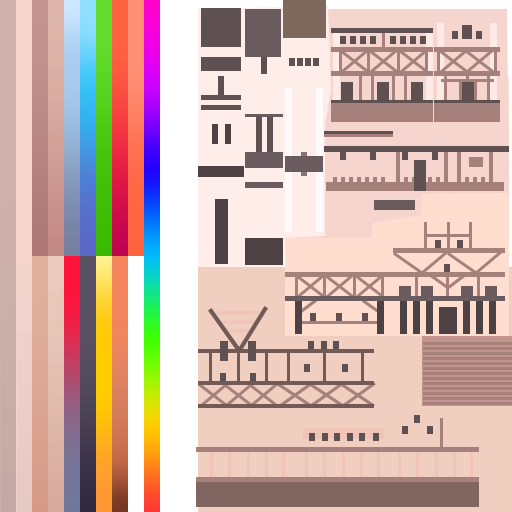
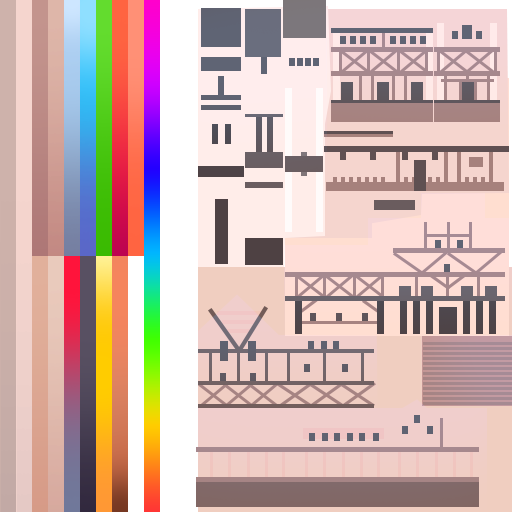
Layer changes from the first 512x512 image to the second:
added layer "Layer 2" (pin light) above "Cube.002 Cube.008 Cube.009 and more" over (x1=196, y1=0, x2=512, y2=507)
painted on "Rectangle 2 copy 118" over (x1=369, y1=303, x2=379, y2=311)
painted on "Rectangle 2 copy 107" over (x1=437, y1=278, x2=447, y2=286)
